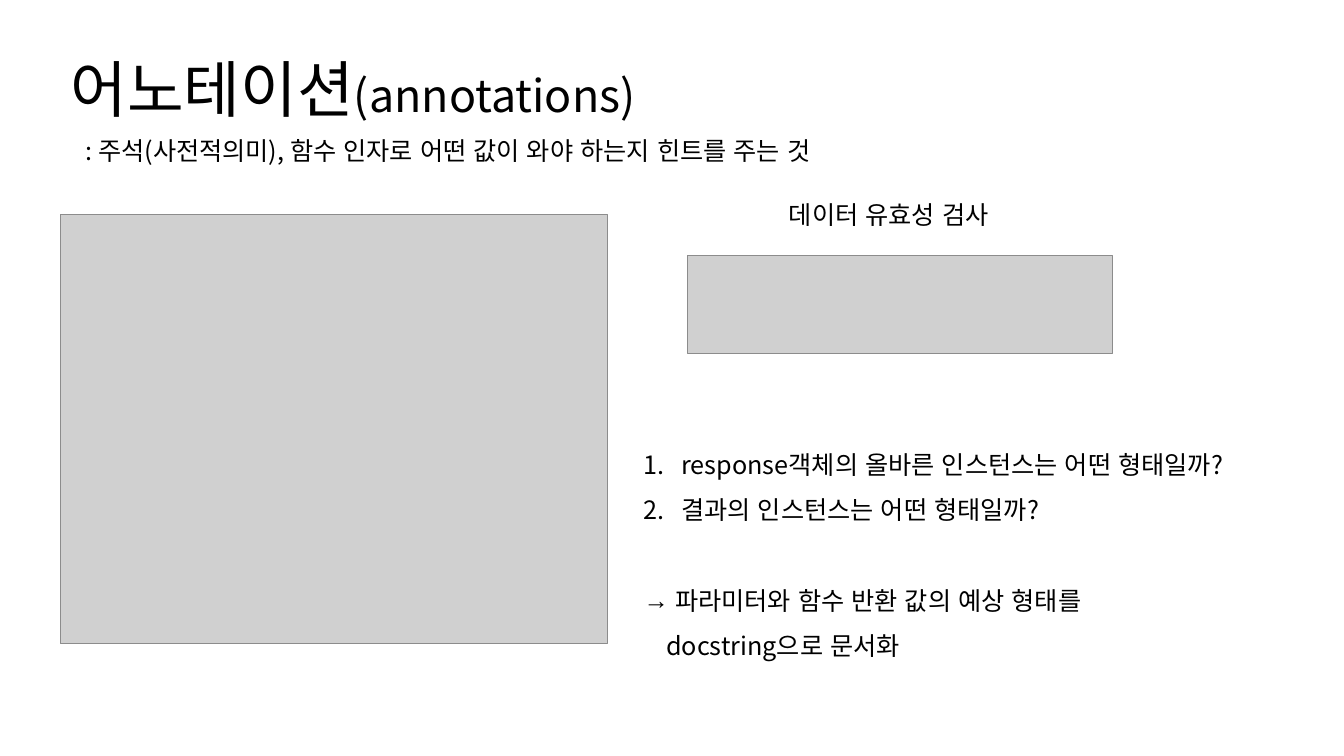
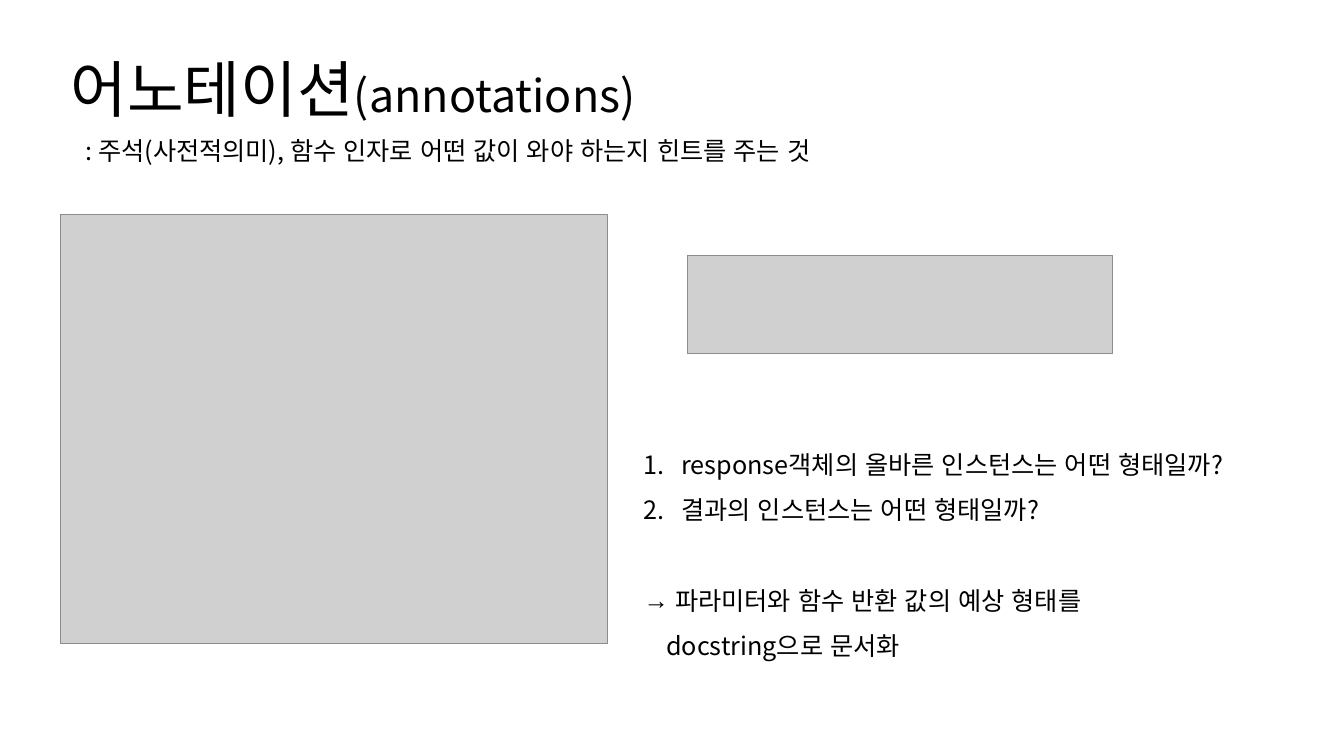
Before and after one commit to JONGSKY/Read-and-Write, a slide deck: slide 9 of chapter_1_소개, 코드 포매팅과 도구/1장_소개자료.pptx. Drawn at 1344x756 pixels with LibreOffice and Linux fonts; fonts in the diff are those of the drawing; grey boxes stand for pictures. Boxes give left, top, right and bottom in pixels: in the first picture for what was removed or moved away, otherwise in the second. Text is boxed around its words. In the diff, an @@ line names an element or a change of style, - is before the commit and + after.

```diff
--- a/chapter_1_소개, 코드 포매팅과 도구/1장_소개자료.pptx
+++ b/chapter_1_소개, 코드 포매팅과 도구/1장_소개자료.pptx
@@ text removed at (x1=789, y1=203, x2=988, y2=226) @@
-데이터 유효성 검사
```
Also in this commit, not shown: 5 other slides changed, 1 other file.
